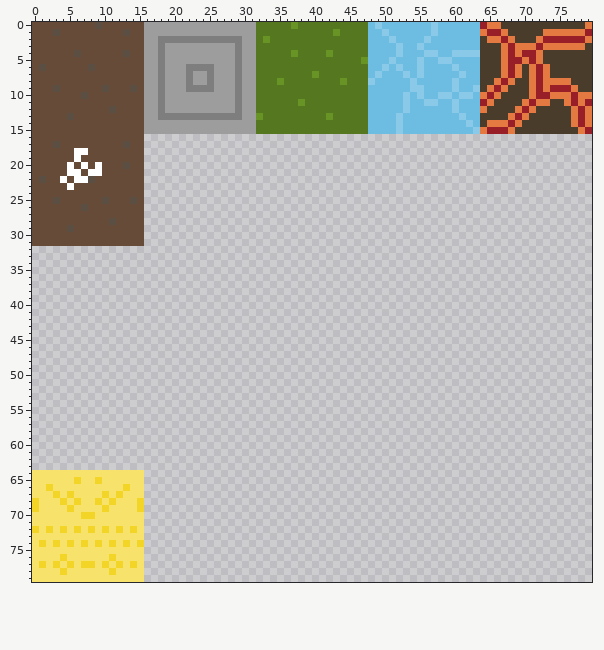
A sprite sheet gets an edit: Images/Tiles.png. Above: the version before the commit.
The file is 80x80 pixels.
After the commit:
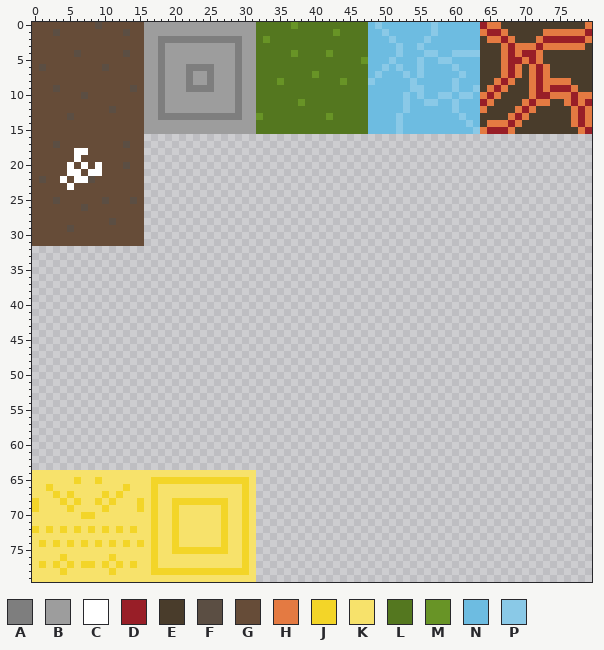
Palette (. is transparent): A #7e7e7e  B #9d9d9d  C #ffffff  D #981e27  E #493c2b  F #5b4e43  G #664c38  H #e47a42  J #f3d528  K #f7e26b  L #54771f  M #689426  N #6dbce1  P #8ac9e7
Changes in this commit:
@@ x 6..12 @@
  5 GGGGGGG
- 6 GGFGGGG
+ 6 GGGGFGG
  7 GGGGGGG
  8 GGGGGGG
- 9 GGGGFGG
+ 9 GGGGGGG
 10 GFGGGGG
@@ x 14..33 @@
 63 ....................
-64 KK..................
-65 KK..................
-66 KK..................
-67 KK..................
-68 KJ..................
-69 KJ..................
-70 KK..................
-71 KK..................
-72 JK..................
-73 KK..................
-74 KJ..................
-75 KK..................
-76 KK..................
-77 JK..................
-78 KK..................
-79 KK..................
+64 KKKKKKKKKKKKKKKKKK..
+65 KKKJJJJJJJJJJJJJJK..
+66 KKKJKKKKKKKKKKKKJK..
+67 KKKJKKKKKKKKKKKKJK..
+68 KJKJKKJJJJJJJJKKJK..
+69 KJKJKKJKKKKKKJKKJK..
+70 KKKJKKJKKKKKKJKKJK..
+71 KKKJKKJKKKKKKJKKJK..
+72 JKKJKKJKKKKKKJKKJK..
+73 KKKJKKJKKKKKKJKKJK..
+74 KJKJKKJKKKKKKJKKJK..
+75 KKKJKKJJJJJJJJKKJK..
+76 KKKJKKKKKKKKKKKKJK..
+77 JKKJKKKKKKKKKKKKJK..
+78 KKKJJJJJJJJJJJJJJK..
+79 KKKKKKKKKKKKKKKKKK..
